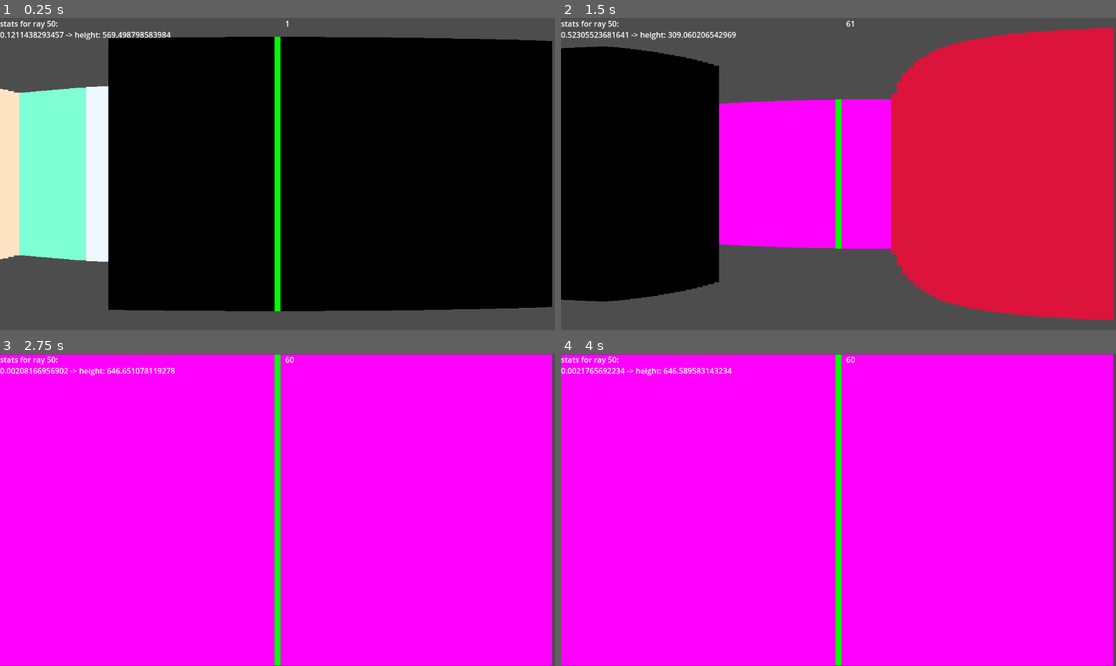
Above: before the commit, frames 1-4 (two rows, left to right).
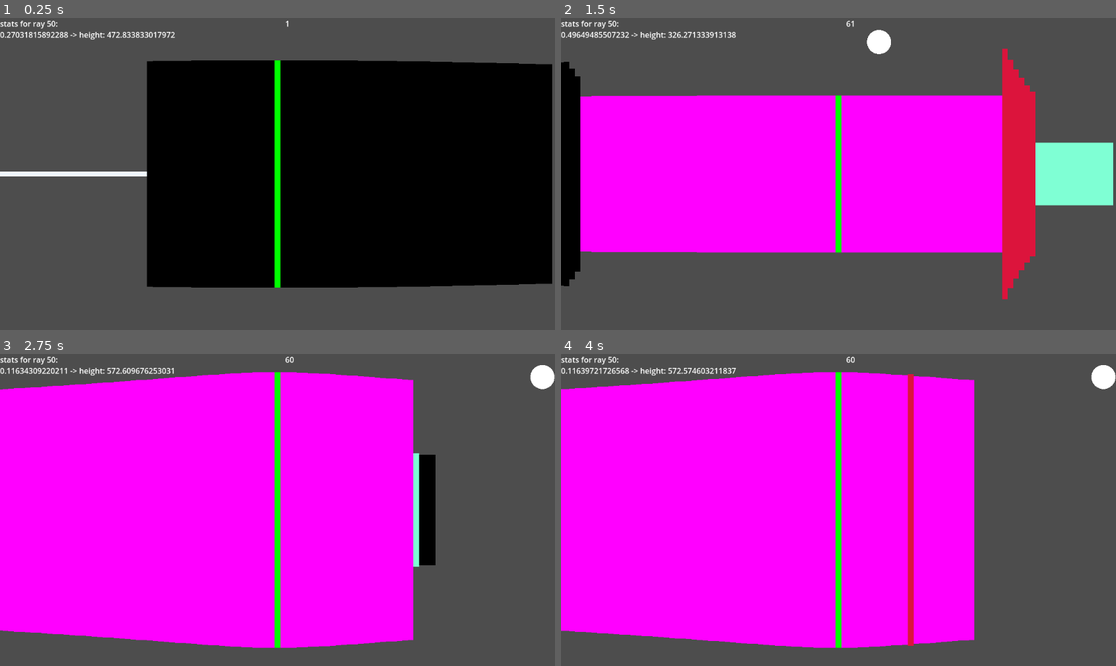
Above: after the commit, the same moments.

Repository: ethanp4/godot-raycast-renderer
Game: Godot game, scene res://scenes/level.tscn
The game is run twice, just before and just after one commit, with the same random seed, the same clock (stepped at 60 frames per second) and the same inputs.
Inputs (mouse positions are in pixels of both pictures, inside the frame that each line leads up to):
- Up to frame 1 (0.25 s): no input
- Up to frame 2 (1.5 s): tap Enter at 0.5 s; move the mouse to (960, 158) at 0.52 s; hold D (right) 0.53-1.28 s; hold Shift (sprint) 0.53-1.28 s; click (960, 158) at 0.67 s; move the mouse to (810, 174) at 1.27 s; hold W (forward) from 1.28 s (still down); tap Shift (sprint) at 1.35 s; click (810, 174) at 1.42 s
- Up to frame 3 (2.75 s): keep holding W (forward); move the mouse to (288, 503) at 2.02 s; hold Shift (sprint) from 2.03 s (still down); click (288, 503) at 2.17 s
- Up to frame 4 (4 s): keep holding W (forward); move the mouse to (832, 516) at 2.77 s; release Shift (sprint) at 2.78 s; tap Shift (sprint) at 2.85 s; click (832, 516) at 2.92 s; move the mouse to (877, 513) at 3.52 s; hold Shift (sprint) from 3.53 s (still down); click (877, 513) at 3.67 s

The runs differ from the first frame. In frame 1, 28% of the frame differs, in the area x 0-100%, y 4-94%; in frame 2, 52%, in the area x 0-100%, y 3-97%; in frame 3, 37%; in frame 4, 38%.

Commit message:
the math is wrong

Diff:
--- a/scenes/level.tscn
+++ b/scenes/level.tscn
@@ -8,7 +8,6 @@
 [node name="Level" type="Node2D"]
 
 [node name="Player" parent="." instance=ExtResource("1_ugkgs")]
-visible = false
 position = Vector2(637, 379)
 rotation = 4.70883
 
--- a/scenes/player.tscn
+++ b/scenes/player.tscn
@@ -18,7 +18,6 @@
 mesh = SubResource("SphereMesh_mt43d")
 
 [node name="Rays" type="Node2D" parent="."]
-position = Vector2(0, 25)
 script = ExtResource("1_c00bn")
 
 [node name="DrawTimer" type="Timer" parent="."]
--- a/scripts/player_movement.gd
+++ b/scripts/player_movement.gd
@@ -4,7 +4,7 @@
 var run_speed = 600.0
 var speed
 
-var mouse_sens : float = 0.001
+var mouse_sens : float = 0.0005
 
 func _input(event: InputEvent) -> void:
 	if event is InputEventMouseButton:
--- a/scripts/player_rays.gd
+++ b/scripts/player_rays.gd
@@ -4,12 +4,12 @@
 var no_rays : float = 100.
 
 #this is how much rays are translated left to right as they are instantiated
-var fov : float = 0.
+var fov : float = 200.
 #this is how much rays are rotated as they are instantiated
-var angular_fov : float = 70.
+var angular_fov : float = 0.
 #it doesnt look quite right but it works
 
-var target_pos : Vector2i = Vector2(0,1000)
+var target_pos : Vector2i = Vector2(0,4000)
 var rays : Array[RayCast2D]
 var resolution : Vector2i = Vector2i(1152,648)
 
--- a/scripts/view.gd
+++ b/scripts/view.gd
@@ -13,15 +13,18 @@
 		if ray.is_colliding():
 			color = ray.get_collider().get_meta("Color")
 			dist = rays.global_position.distance_to(ray.get_collision_point())
+
+			#the problem area
 			var t = dist / rays.target_pos.y
+			t = sqrt(dist / 2000)
 			#print(ray.get_collider())
 
-			#scaling should be exponential, not linear
 			height = lerpf(rays.resolution.y, 0, t)
-			var A = rays.resolution.y
-			var B = 0
-			var y = t
-			height = A+(B-A)*y
+			height = clamp(height, 10, rays.resolution.y)
+			#var A = rays.resolution.y
+			#var B = 0
+			#var y = t
+			#height = A+(B-A)*y
 			#height = A+(B-A)*log(y+0.11)-619
 			if x == rays.no_rays / 2:
 				$"../Control/RichTextLabel".text = "stats for ray %d:\n%s -> height: %s" % [x, t, height]
Not shown, added: todo.txt
